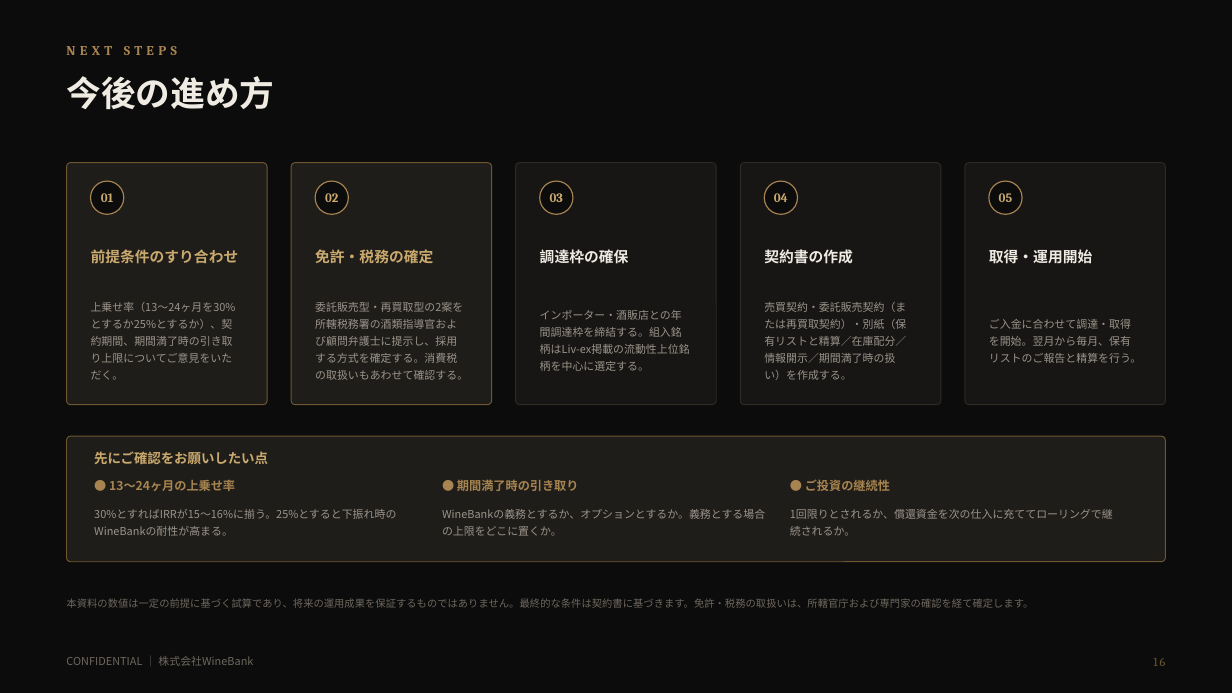
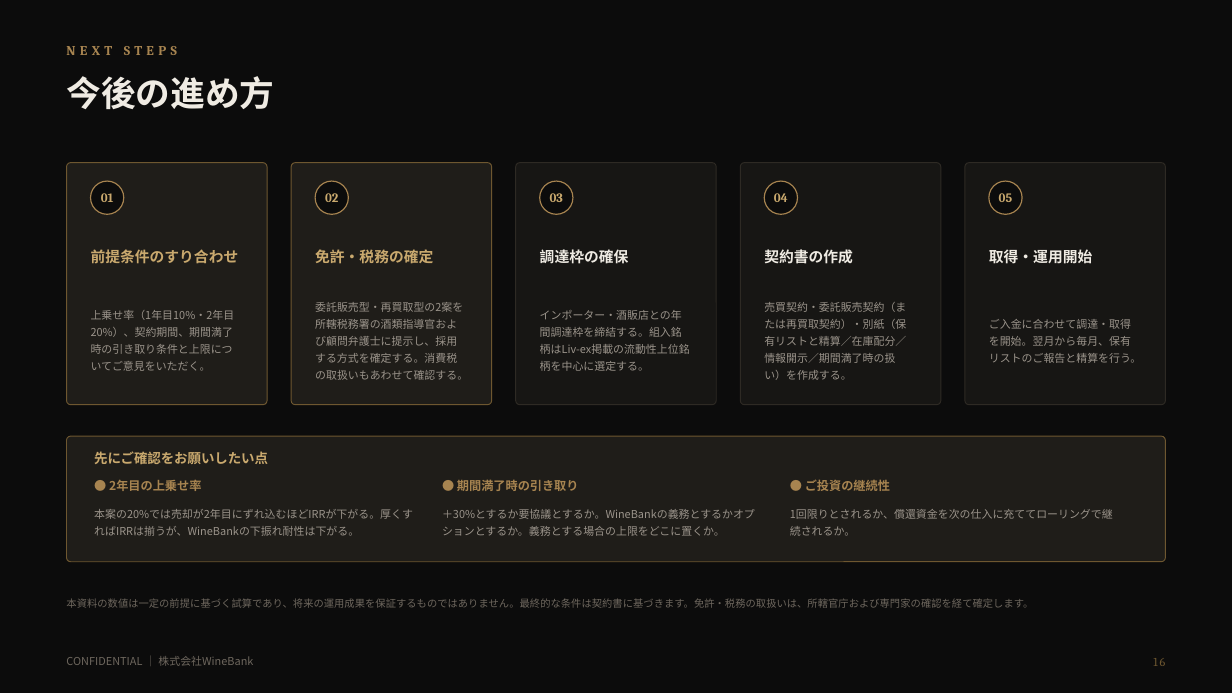
Before and after one commit to nakano-winebank/wine-auction, a slide deck: slide 17 of docs/wine-fund/WineBank_ワイン現物投資のご提案_倉持案_固定リターン型_1億円_20260821.pptx. Drawn at 1232x693 pixels with LibreOffice and Linux fonts; fonts in the diff are those of the drawing. Boxes give left, top, right and bottom in pixels: in the first picture for what was removed or moved away, otherwise in the second. Text is boxed around its words. In the diff, an @@ line names an element or a change of style, - is before the commit and + after.

```diff
--- a/docs/wine-fund/WineBank_ワイン現物投資のご提案_倉持案_固定リターン型_1億円_20260821.pptx
+++ b/docs/wine-fund/WineBank_ワイン現物投資のご提案_倉持案_固定リターン型_1億円_20260821.pptx
@@ text at (91, 310, 235, 371): text changed @@
-上乗せ率（13〜24ヶ月を30%とするか25%とするか）、契約期間、期間満了時の引き取り上限についてご意見をいただく。
+上乗せ率（1年目10%・2年目20%）、契約期間、期間満了時の引き取り条件と上限についてご意見をいただく。
@@ text at (94, 509, 413, 536): text changed @@
-30%とすればIRRが15〜16%に揃う。25%とすると下振れ時のWineBankの耐性が高まる。
+本案の20%では売却が2年目にずれ込むほどIRRが下がる。厚くすればIRRは揃うが、WineBankの下振れ耐性は下がる。
@@ text at (109, 480, 201, 491): text changed @@
-● 13〜24ヶ月の上乗せ率
+● 2年目の上乗せ率
@@ text at (442, 509, 755, 536): text changed @@
-WineBankの義務とするか、オプションとするか。義務とする場合の上限をどこに置くか。
+＋30%とするか要協議とするか。WineBankの義務とするかオプションとするか。義務とする場合の上限をどこに置くか。
```
Also in this commit, not shown: 12 other slides changed, 3 other files.
